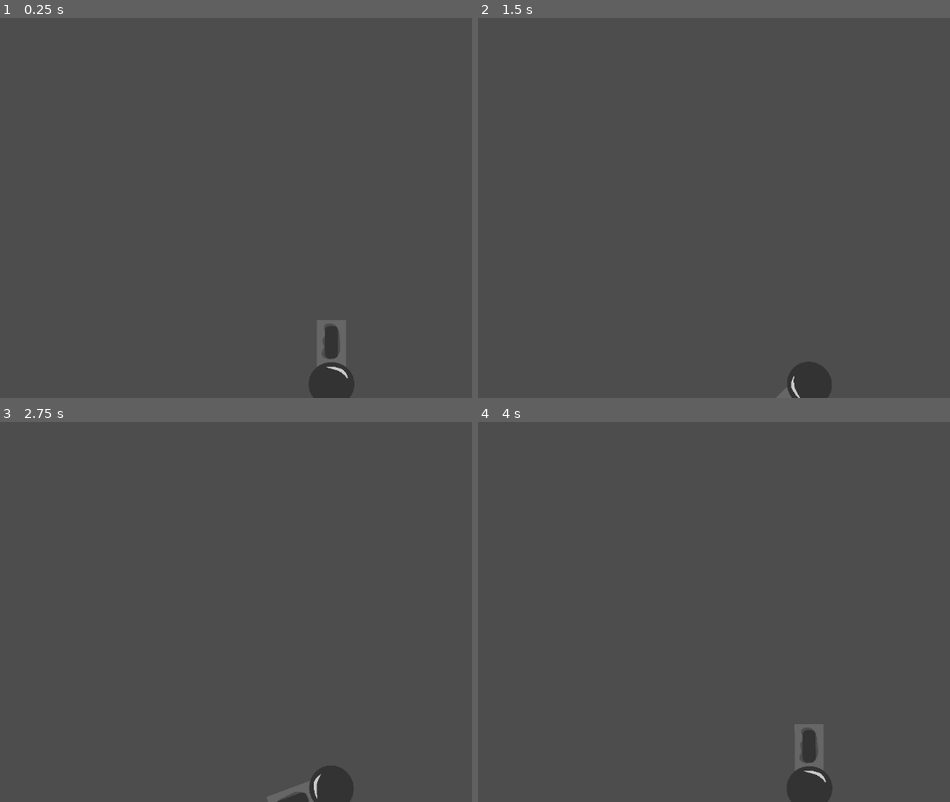
Above: before the commit, frames 1-4 (two rows, left to right).
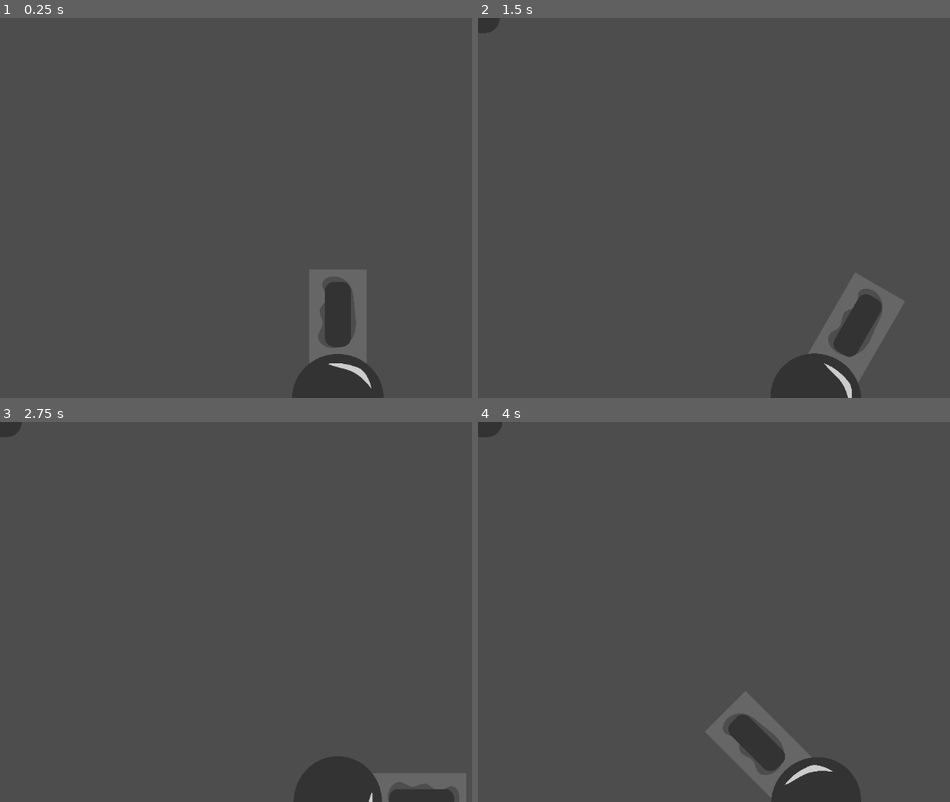
Above: after the commit, the same moments.

Repository: Ynotnaexists/computing_project
Game: Godot game, scene res://cannon.tscn
The game is run twice, just before and just after one commit, with the same random seed, the same clock (stepped at 60 frames per second) and the same inputs.
Inputs:
- Up to frame 1 (0.25 s): no input
- Up to frame 2 (1.5 s): tap Enter at 0.5 s; hold Right (rotate_right) 0.53-1.28 s; tap Space (shoot, bound only after the commit) at 0.6, 1.35 s; hold Left (rotate_left) from 1.28 s (still down)
- Up to frame 3 (2.75 s): release Left (rotate_left) at 2.03 s; hold Right (rotate_right) from 2.03 s (still down); tap Space (shoot, bound only after the commit) at 2.1 s
- Up to frame 4 (4 s): tap Space (shoot, bound only after the commit) at 2.85, 3.6 s; release Right (rotate_right) at 3.53 s; hold Left (rotate_left) from 3.53 s (still down)

The runs differ from the first frame. In frame 1, 3.1% of the frame differs, in the area x 62-82%, y 66-100%; in frame 2, 3.5%; in frame 3, 2.4%; in frame 4, 3.9%, in the area x 0-82%, y 0-100%.

Commit message:
added cannonball

Diff:
--- a/cannon.gd
+++ b/cannon.gd
@@ -1,9 +1,24 @@
-extends RigidBody2D
+extends Area2D
 
-@export var ROTATION_SPEED: int = 10000
+@export var ROTATION_SPEED: int = 5
+const CANNONBALL = preload("res://cannon_ball.tscn")
 
 func _physics_process(delta: float) -> void:
+	motion()
+	shoot()
+
+func shoot():
+	if Input.is_action_just_pressed("shoot"):
+		var c: Area2D = CANNONBALL.instantiate()
+		get_tree().current_scene.add_child(c)
+		c.global_position = global_position
+		c.rotation = rotation
+
+
+func motion():
 	if Input.is_action_pressed("rotate_right"):
-		apply_torque(ROTATION_SPEED)
+		rotate(deg_to_rad(ROTATION_SPEED))
 	if Input.is_action_pressed("rotate_left"):
-		apply_torque(-ROTATION_SPEED)
+		rotate(deg_to_rad(-ROTATION_SPEED))
+
+	set_rotation(clampf(rotation, -PI/2, PI/2))
--- a/cannon.tscn
+++ b/cannon.tscn
@@ -1,24 +1,21 @@
-[gd_scene load_steps=4 format=3 uid="uid://l1jtamuf46"]
+[gd_scene format=3 uid="uid://l1jtamuf46"]
 
 [ext_resource type="Script" uid="uid://cs56rm6df3j3o" path="res://cannon.gd" id="1_23j6s"]
-[ext_resource type="Texture2D" uid="uid://d376hxdyehfrv" path="res://cannon.svg" id="2_72ky0"]
+[ext_resource type="Texture2D" uid="uid://jnyh6p4pm1t0" path="res://resources/cannon/cannon.svg" id="2_23j6s"]
 
 [sub_resource type="CircleShape2D" id="CircleShape2D_23j6s"]
-radius = 39.08
+radius = 757.095
 
-[node name="Cannon" type="Node2D"]
+[node name="Cannon" type="Node2D" unique_id=209231437]
 
-[node name="Cannon" type="RigidBody2D" parent="."]
-position = Vector2(565, 625)
-scale = Vector2(2, 2)
-gravity_scale = 0.0
+[node name="Cannon" type="Area2D" parent="." unique_id=19621881]
+position = Vector2(576, 648)
+scale = Vector2(0.1, 0.1)
 script = ExtResource("1_23j6s")
 
-[node name="CannonSprite" type="Sprite2D" parent="Cannon"]
-position = Vector2(0, -41.5)
-scale = Vector2(0.05, 0.05)
-texture = ExtResource("2_72ky0")
+[node name="CannonSprite" type="Sprite2D" parent="Cannon" unique_id=1654433406]
+position = Vector2(-0.499878, -817.5)
+texture = ExtResource("2_23j6s")
 
-[node name="CollisionShape2D" type="CollisionShape2D" parent="Cannon"]
-position = Vector2(0, -0.5)
+[node name="CollisionShape2D" type="CollisionShape2D" parent="Cannon" unique_id=640699074]
 shape = SubResource("CircleShape2D_23j6s")
--- /dev/null
+++ b/cannon_ball.gd
@@ -0,0 +1,7 @@
+extends Area2D
+
+func _ready() -> void:
+	pass
+
+func _process(delta: float) -> void:
+	position = rotation * Vector2.RIGHT * 600 * delta
--- /dev/null
+++ b/cannon_ball.tscn
@@ -0,0 +1,17 @@
+[gd_scene format=3 uid="uid://y3b3bibmrejg"]
+
+[ext_resource type="Texture2D" uid="uid://ca8d4js6f5dya" path="res://resources/cannon/cannonball.svg" id="1_gskqm"]
+[ext_resource type="Script" uid="uid://b7ntkkm678p4m" path="res://cannon_ball.gd" id="1_k1y7j"]
+
+[sub_resource type="CircleShape2D" id="CircleShape2D_k1y7j"]
+radius = 261.2317
+
+[node name="CannonBall" type="Area2D" unique_id=667759147]
+scale = Vector2(0.1, 0.1)
+script = ExtResource("1_k1y7j")
+
+[node name="Sprite2D" type="Sprite2D" parent="." unique_id=92065601]
+texture = ExtResource("1_gskqm")
+
+[node name="CollisionShape2D" type="CollisionShape2D" parent="." unique_id=30192570]
+shape = SubResource("CircleShape2D_k1y7j")
--- a/project.godot
+++ b/project.godot
@@ -8,11 +8,15 @@
 
 config_version=5
 
+[animation]
+
+compatibility/default_parent_skeleton_in_mesh_instance_3d=true
+
 [application]
 
 config/name="computing_project"
 run/main_scene="uid://l1jtamuf46"
-config/features=PackedStringArray("4.4", "Forward Plus")
+config/features=PackedStringArray("4.7", "Forward Plus")
 
 [input]
 
@@ -28,3 +32,9 @@
 , Object(InputEventKey,"resource_local_to_scene":false,"resource_name":"","device":-1,"window_id":0,"alt_pressed":false …(183 unchanged characters)…
 ]
 }
+shoot={
+"deadzone": 0.2,
+"events": [Object(InputEventKey,"resource_local_to_scene":false,"resource_name":"","device":-1,"window_id":0,"alt_pressed":false,"shift_pressed":false,"ctrl_pressed":false,"meta_pressed":false,"pressed":false,"keycode":0,"physical_keycode":32,"key_label":0,"unicode":32,"location":0,"echo":false,"script":null)
+, Object(InputEventKey,"resource_local_to_scene":false,"resource_name":"","device":-1,"window_id":0,"alt_pressed":false,"shift_pressed":false,"ctrl_pressed":false,"meta_pressed":false,"pressed":false,"keycode":0,"physical_keycode":4194320,"key_label":0,"unicode":0,"location":0,"echo":false,"script":null)
+]
+}
--- /dev/null
+++ b/resources/cannon/cannonball.svg
@@ -0,0 +1,49 @@
+<?xml version="1.0" encoding="UTF-8" standalone="no"?>
+<!-- Created with Inkscape (http://www.inkscape.org/) -->
+
+<svg
+   width="513.89844"
+   height="513.89844"
+   viewBox="0 0 135.96896 135.96896"
+   version="1.1"
+   id="svg1"
+   inkscape:version="1.4 (e7c3feb1, 2024-10-09)"
+   sodipodi:docname="cannonball.svg"
+   xmlns:inkscape="http://www.inkscape.org/namespaces/inkscape"
+   xmlns:sodipodi="http://sodipodi.sourceforge.net/DTD/sodipodi-0.dtd"
+   xmlns="http://www.w3.org/2000/svg"
+   xmlns:svg="http://www.w3.org/2000/svg">
+  <sodipodi:namedview
+     id="namedview1"
+     pagecolor="#ffffff"
+     bordercolor="#000000"
+     borderopacity="0.25"
+     inkscape:showpageshadow="2"
+     inkscape:pageopacity="0.0"
+     inkscape:pagecheckerboard="0"
+     inkscape:deskcolor="#d1d1d1"
+     inkscape:document-units="mm"
+     inkscape:zoom="0.45923471"
+     inkscape:cx="70.769912"
+     inkscape:cy="512.80967"
+     inkscape:window-width="1856"
+     inkscape:window-height="1292"
+     inkscape:window-x="1337"
+     inkscape:window-y="73"
+     inkscape:window-maximized="0"
+     inkscape:current-layer="layer1" />
+  <defs
+     id="defs1" />
+  <g
+     inkscape:label="Layer 1"
+     inkscape:groupmode="layer"
+     id="layer1"
+     transform="translate(-38.025215,-79.507278)">
+    <circle
+       style="fill:#333333;stroke-width:0.264583"
+       id="path2"
+       cx="106.0097"
+       cy="147.49176"
+       r="67.984482" />
+  </g>
+</svg>
Not shown, added: cannon_ball.gd.uid
Renamed: cannon.svg -> resources/cannon/cannon.svg
Not shown, changed: resources/cannon/cannon.svg.import
Not shown, added: resources/cannon/cannonball.svg.import
Not shown, changed: .DS_Store
Not shown, added: resources/.DS_Store
